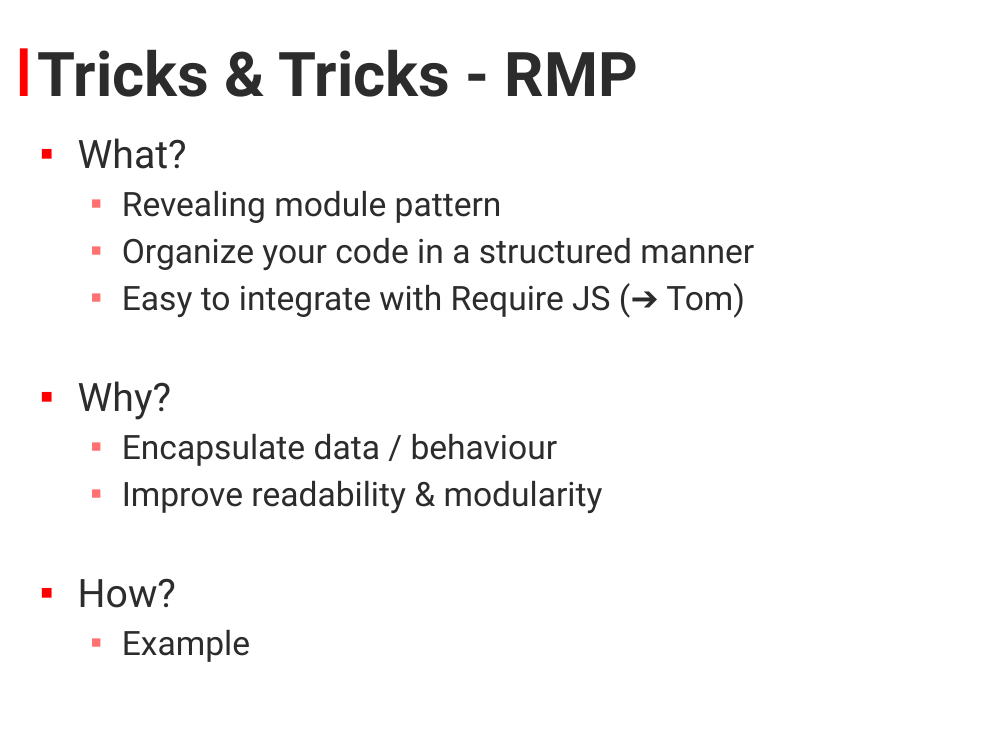
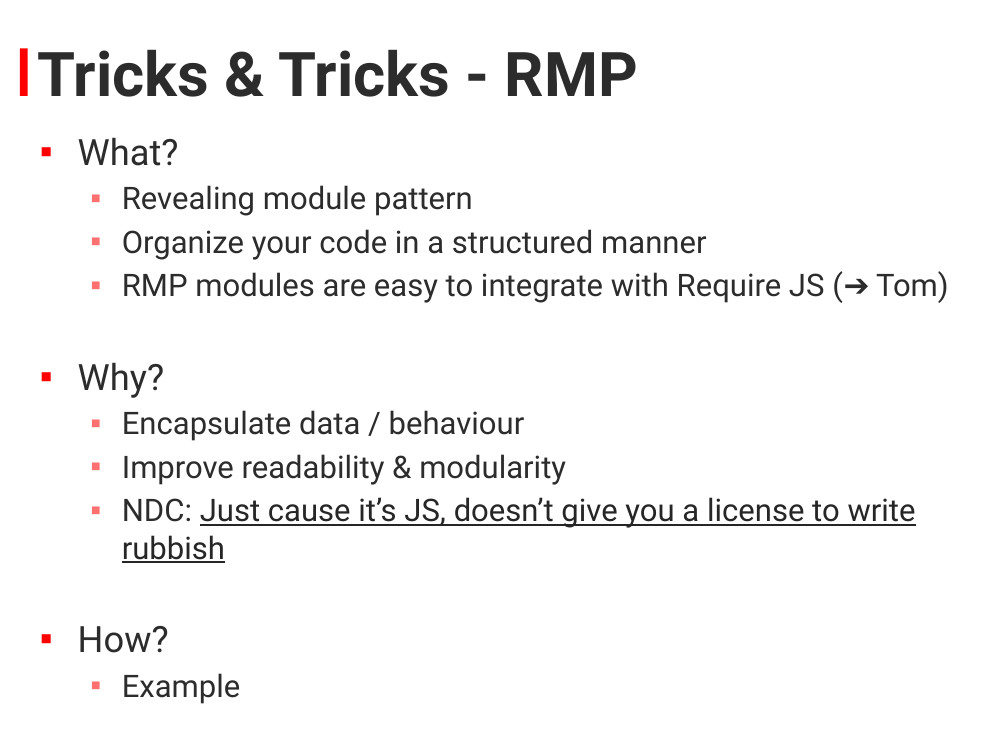
Before and after one commit to KyorCode/Bootcamp2013, a slide deck: slide 4 of Bootcamp_2013_Javascript.pptx. Drawn at 1008x756 pixels with LibreOffice and Linux fonts; fonts in the diff are those of the drawing; background and template pictures are left out. Boxes give left, top, right and bottom in pixels: in the first picture for what was removed or moved away, otherwise in the second. Text is boxed around its words. In the diff, an @@ line names an element or a change of style, - is before the commit and + after.

```diff
--- a/Bootcamp_2013_Javascript.pptx
+++ b/Bootcamp_2013_Javascript.pptx
@@ text at [78, 137, 706, 653]: size 28 to 25.9 pt in "What?", "Why?", "How?"; size 24 to 22.2 pt in "Revealing module pattern", "Organize your code in a structured manner", "Encapsulate data / behaviour", "Improve readability & modularity" and 1 more places @@
@@ text at [122, 271, 949, 303]: text changed; size 24 to 22.2 pt @@
-  ▪ Easy to integrate with Require JS (➔ Tom)
+  ▪ RMP modules are easy to integrate with Require JS (➔ Tom)
@@ text at [122, 497, 916, 563]: paragraph added @@
+  ▪ NDC: Just cause it’s JS, doesn’t give you a license to write rubbish
```
Also in this commit, not shown: 3 other slides changed, 1 slide added, 3 other files.
